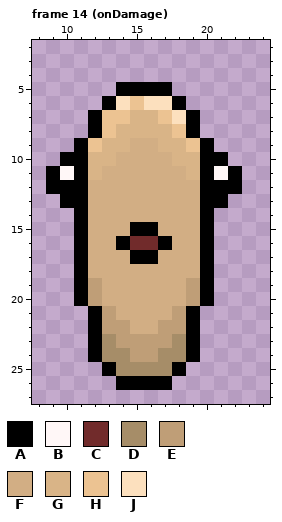
Pixel-art file: ExternalFiles/AsepriteFiles/worm.aseprite. The picture above is the old version.
32x32 pixels, 17 frames. Colours within 5 levels of each other are drawn and written as one. Shown: frame 14 (onDamage): x 8..24, y 2..27. The commit also changed other frames, which this record leaves out.
Palette (. is transparent): A #000000  B #fff7f7  C #712b2b  D #a68d68  E #bf9e77  F #d2ae84  G #d9b487  H #ecc392  J #fce0be
Pixels before, frame 14 (onDamage), first column x 9:
 5 .....AAAA.....
 6 ....AJHJJA....
 7 ...AHHGGHJA...
 8 ...AHGGGGHA...
 9 ..AHGGFFGGHA..
10 .AAGGFFFFGGAA.
11 ABAGFFFFFFGABA
12 AAAFFFFFFFFAAA
13 .AAFFFFFFFFAA.
14 ..AFFFFFFFFA..
15 ..AFFFAAFFFA..
16 ..AFFACCAFFA..
17 ..AFFFAAFFFA..
18 ..AFFFFFFFFA..
19 ..AEFFFFFFEA..
20 ..AEFFFFFFEA..
21 ...AEFFFFEA...
22 ...AEEFFEEA...
23 ...ADEEEEDA...
24 ...ADDEEDDA...
25 ....ADDDDA....
26 .....AAAA.....
The same view after the edit:
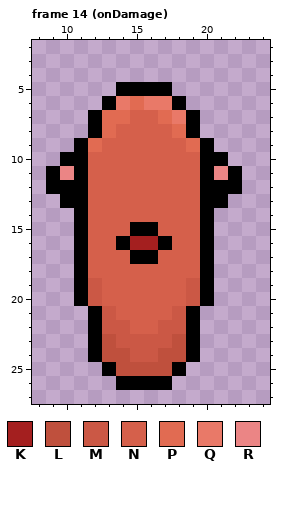
Colours new in this view: K #a41f1f  L #bf503d  M #cb5845  N #d5604b  P #e16b52  Q #e97968  R #eb8585
The edit:
layer "onDamage" opacity 50% added
Changed rows in their new state; - is an unchanged pixel.
Frame 14 (onDamage), layer "onDamage":
first column x 10:
 6 ----QPQQ----
 7 ---PPNNPQ---
 8 ---PNNNNP---
 9 --PNNNNNNP--
10 --NNNNNNNN--
11 R-NNNNNNNN-R
12 --NNNNNNNN--
13 --NNNNNNNN--
14 --NNNNNNNN--
15 --NNN--NNN--
16 --NN-KK-NN--
17 --NNN--NNN--
18 --NNNNNNNN--
19 --MNNNNNNM--
20 --MNNNNNNM--
21 ---MNNNNM---
22 ---MMNNMM---
23 ---LMMMML---
24 ---LLMMLL---
25 ----LLLL----
Boxes around the changes in both pictures, in picture pixels (x1, y1, x2, y2):
changed: (60, 96, 228, 376)
